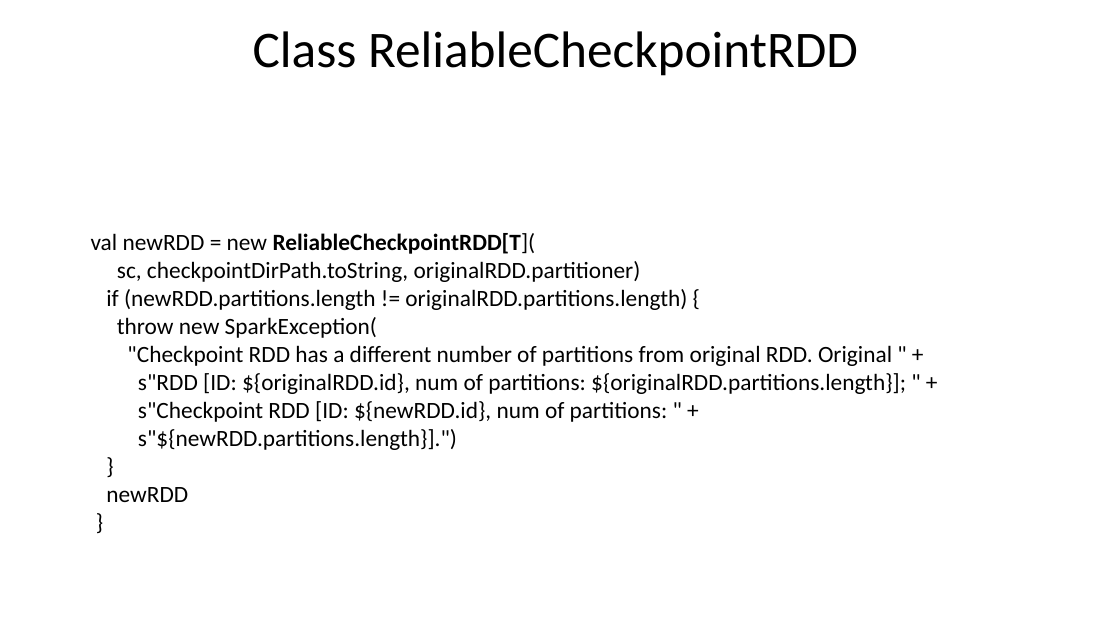
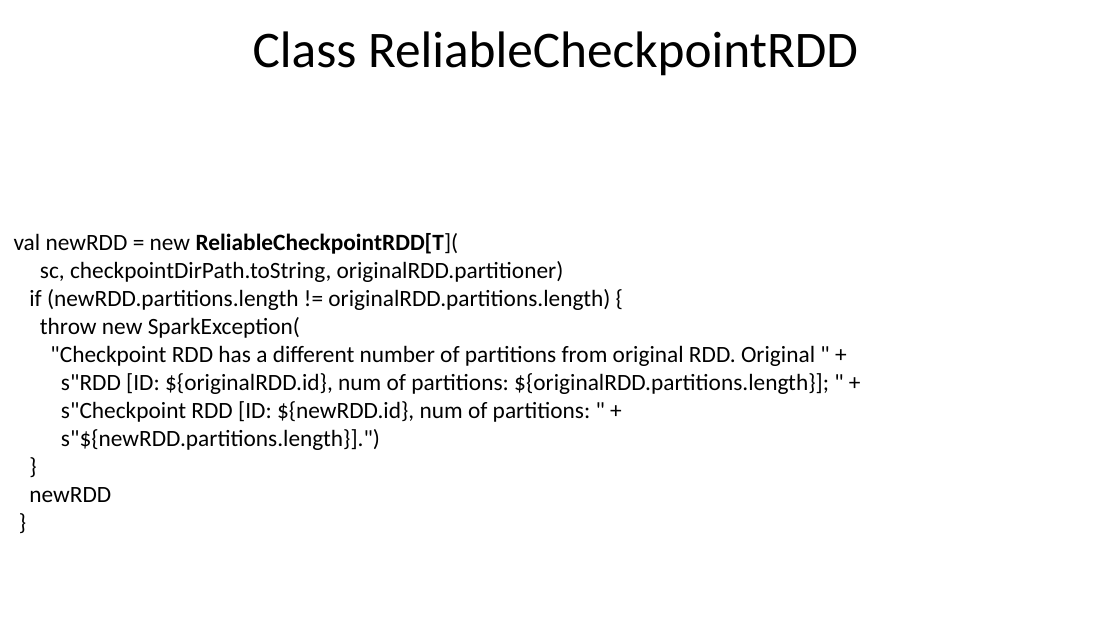
Before and after one commit to nkudinov/apache_spark_pptx, a slide deck: slide 18 of Spark_checkpoint.pptx (slide 16 before the commit). Drawn at 1120x630 pixels with LibreOffice and Linux fonts; fonts in the diff are those of the drawing. Boxes give left, top, right and bottom in pixels: in the first picture for what was removed or moved away, otherwise in the second. Text is boxed around its words. In the diff, an @@ line names an element or a change of style, - is before the commit and + after.

Commit message:
add more details about checkpoint

```diff
--- a/Spark_checkpoint.pptx
+++ b/Spark_checkpoint.pptx
@@ text "val newRDD = new ReliableCheckpointRDD[T](": place and size @@
-text "val newRDD = new ReliableCheckpointRDD[T](" at bbox=[91, 233, 906, 502]
+text "val newRDD = new ReliableCheckpointRDD[T](" at bbox=[14, 233, 829, 502]
```
Also in this commit, not shown: 6 other slides changed, 4 slides added, 2 slides removed.
